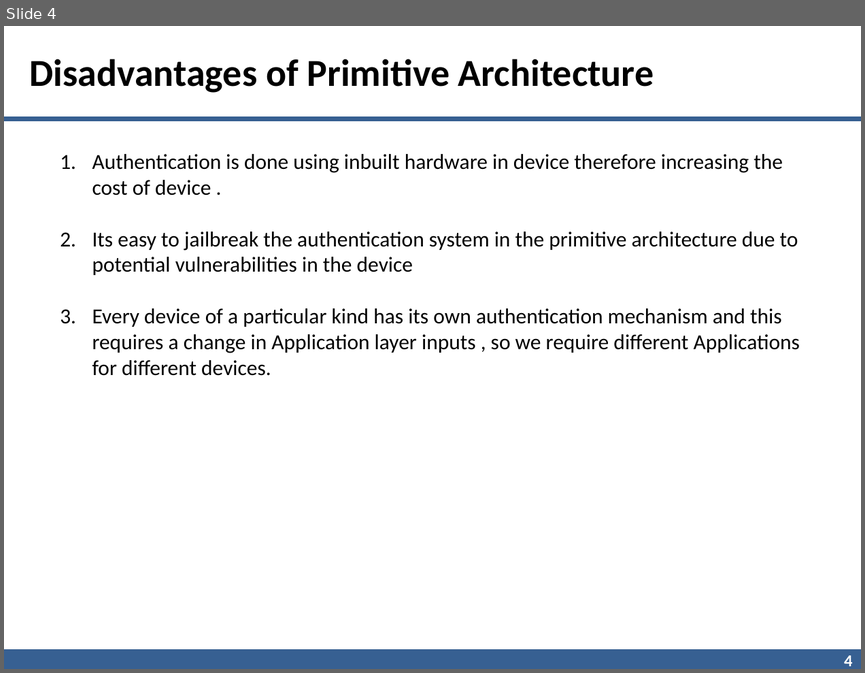
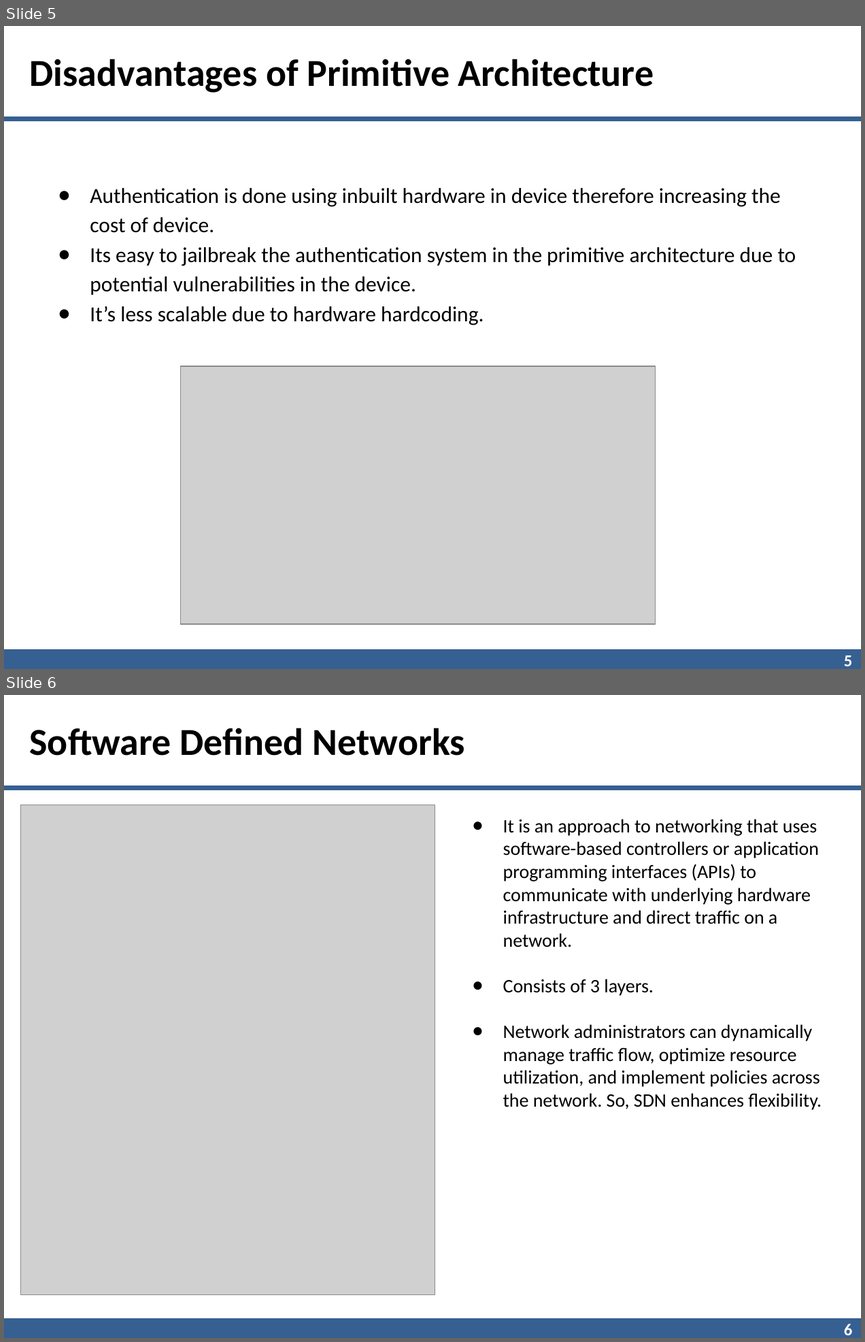
Before and after one commit to beingnoble03/block-sdn, a slide deck: presentation/blocksdn_ppt.pptx. Shown one above the other, each under a label of ours: slide 4 before the commit, slides 5 and 6 after it. The pictures are 865x673 and 865x1342 pixels, drawn with LibreOffice and Linux fonts; fonts in the diff are those of the drawing; grey boxes stand for pictures; background and template pictures are left out. Boxes give left, top, right and bottom in pixels: in the first picture for what was removed or moved away, otherwise in the second. Text is boxed around its words. In the diff, an @@ line names an element or a change of style, - is before the commit and + after.

```diff
--- a/presentation/blocksdn_ppt.pptx
+++ b/presentation/blocksdn_ppt.pptx
@@ slide 6 added at <box>4,695,861,1338</box>, background #FFFFFF; not listed: 3 template elements that a slide beside it also shows @@
@@ title added at <box>30,728,465,756</box>, 32 pt, text #000000, bold @@
+Software Defined Networks
@@ picture added at <box>21,804,435,1294</box> @@
@@ text added at <box>503,819,821,1110</box>, 16 pt, text #000000 @@
+● It is an approach to networking that uses software-based controllers or application programming interfaces (APIs) to communicate with underlying hardware infrastructure and direct traffic on a network.
+● Consists of 3 layers.
+● Network administrators can dynamically manage traffic flow, optimize resource utilization, and implement policies across the network. So, SDN enhances flexibility.
@@ what was slide 4 is now slide 5 @@
@@ slide 5 changed as well @@
@@ text at <box>90,188,796,325</box>: text changed @@
-1. Authentication is done using inbuilt hardware in device therefore increasing the cost of device .
-2. Its easy to jailbreak the authentication system in the primitive architecture due to potential vulnerabilities in the device
-3. Every device of a particular kind has its own authentication mechanism and this requires a change in Application layer inputs , so we require different Applications for different devices.
+● Authentication is done using inbuilt hardware in device therefore increasing the cost of device.
+● Its easy to jailbreak the authentication system in the primitive architecture due to potential vulnerabilities in the device.
+● It’s less scalable due to hardware hardcoding.
@@ picture added at <box>181,366,655,624</box> @@
@@ page number at <box>844,655,852,666</box>: text changed @@
-4
+5
@@ line (4, 659) - (861, 659): stroke #376092 17.5 pt to #366092 17.5 pt @@
```
Also in this commit, not shown: 6 other slides changed, 6 other slides added, 2 slides removed.
